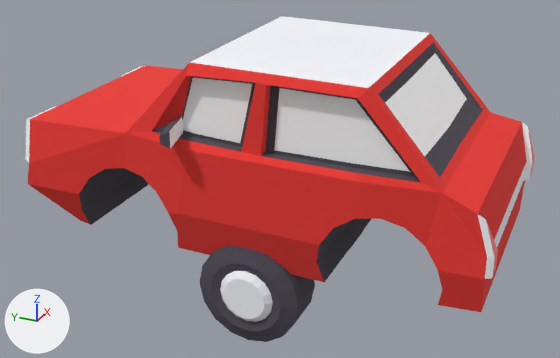
The FBX model Content/Meshes/Car_02.fbx, before and after one commit.
Rendered twice from a camera (50 mm lens) standing at (-3.37, -1.46, 2.08) and looking at (-0.01, 0.05, 0.4). The axes (+X, +Y, +Z) are drawn at lower left. The lights are the same throughout.

Names of what the first picture shows: 'Car.001', 'weels.001'.
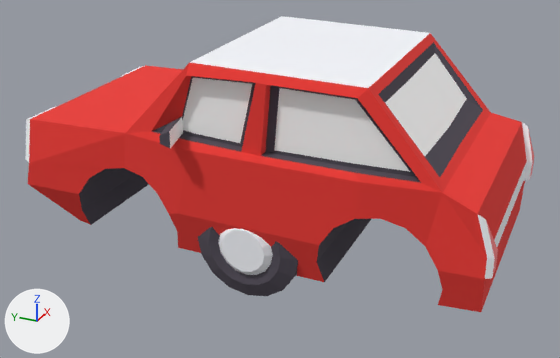
Changed parts and their boxes (x1, y1, x2, y2) in the pictures (560 x 358 px):
```json
{"object": "weels.001", "change": "mesh moved", "before": [200, 231, 363, 342], "after": [198, 227, 298, 296]}
```

The change, as JSON lines over the scene's bpy script:
```json
{"block": "me_cylinder_001", "where": "me_cylinder_001.from_pydata(...)  # 160 vertices, 130 faces; spans x -0.558..0.558, y -0.267..0.267, z -0.267..0.267"}
{"block": "me_cylinder_001", "where": "# used by ob_weels_001; location = (0.0, 0.0, 0.0)"}
{"block": "me_cylinder_001", "change": "me_cylinder_001 part 1: the whole mesh is moved by (0.0, 0.0, 0.265)"}
```
